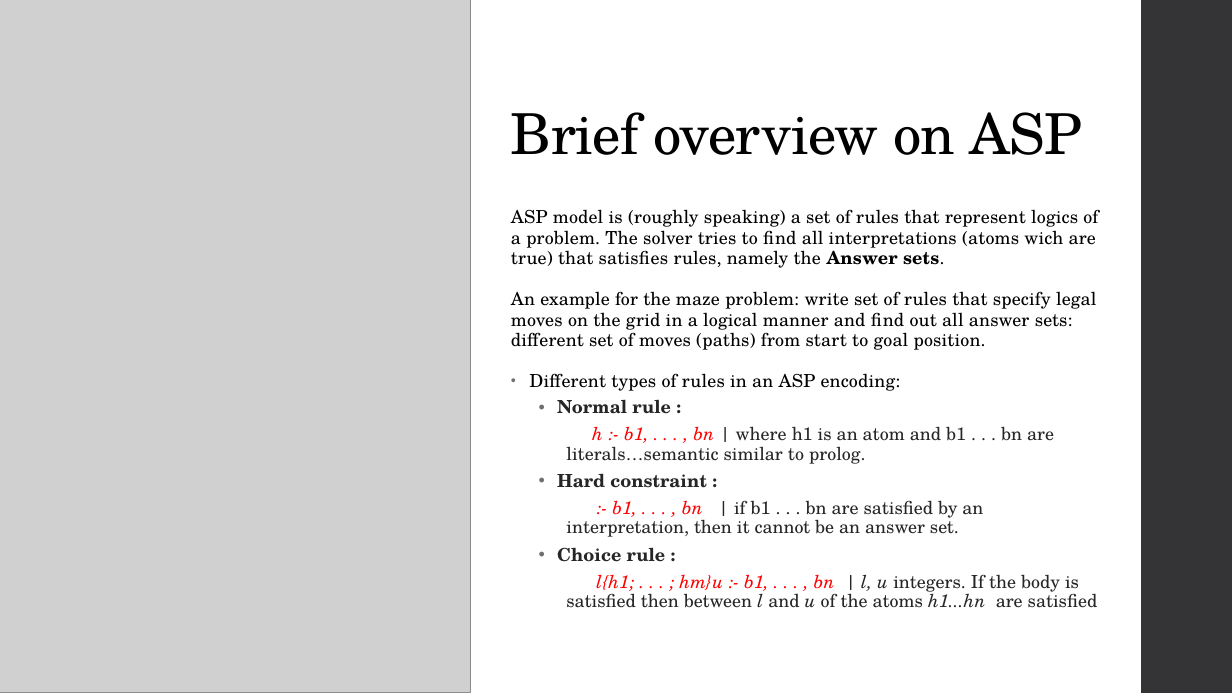
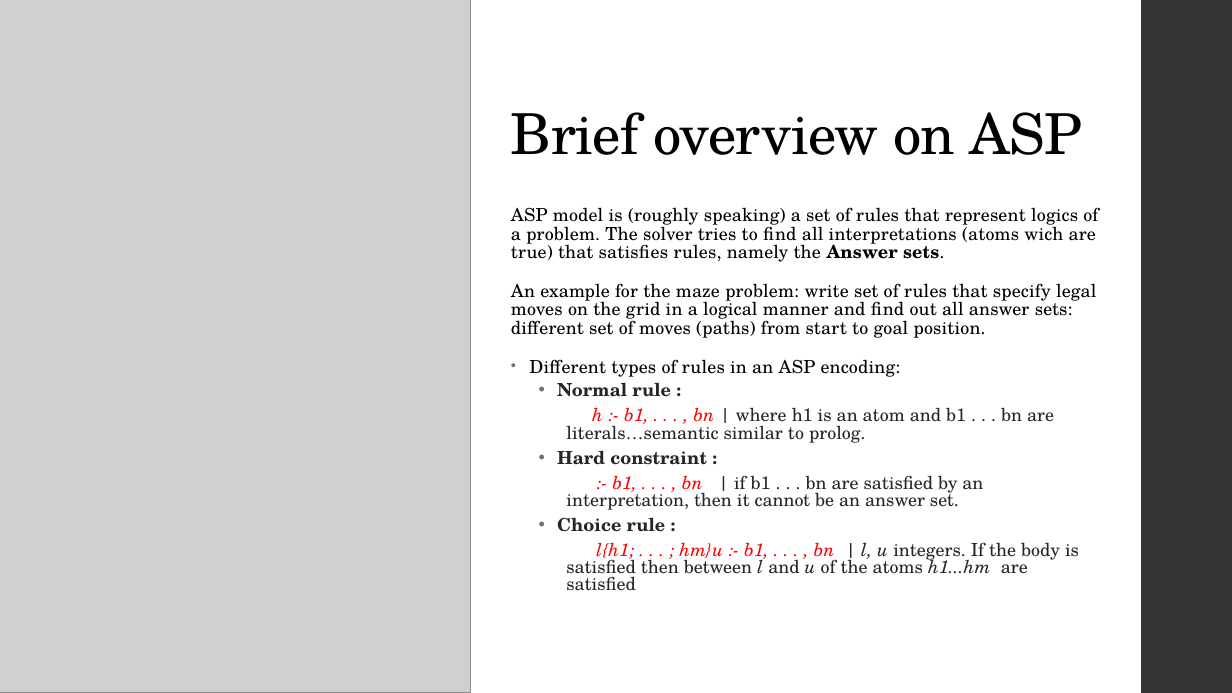
Before and after one commit to Alex-Dell1/ATAI_Maze_Project, a slide deck: slide 4 of ATAI_Presentation ILASP.pptx. Drawn at 1232x693 pixels with LibreOffice and Linux fonts; fonts in the diff are those of the drawing; grey boxes stand for pictures. Boxes give left, top, right and bottom in pixels: in the first picture for what was removed or moved away, otherwise in the second. Text is boxed around its words. In the diff, an @@ line names an element or a change of style, - is before the commit and + after.

```diff
--- a/ATAI_Presentation ILASP.pptx
+++ b/ATAI_Presentation ILASP.pptx
@@ text at bbox=[511, 207, 1098, 532]: line spacing 0.95 to 0.85; line spacing 0.9 to 0.8 @@
@@ text at bbox=[566, 542, 1079, 591]: text changed @@
-    l{h1; . . . ; hm}u :- b1, . . . , bn | l, u integers. If the body is satisfied then between l and u of the atoms h1...hn are satisfied
+    l{h1; . . . ; hm}u :- b1, . . . , bn | l, u integers. If the body is satisfied then between l and u of the atoms h1...hm are satisfied
```
Also in this commit, not shown: 2 other slides changed, 1 other file.
